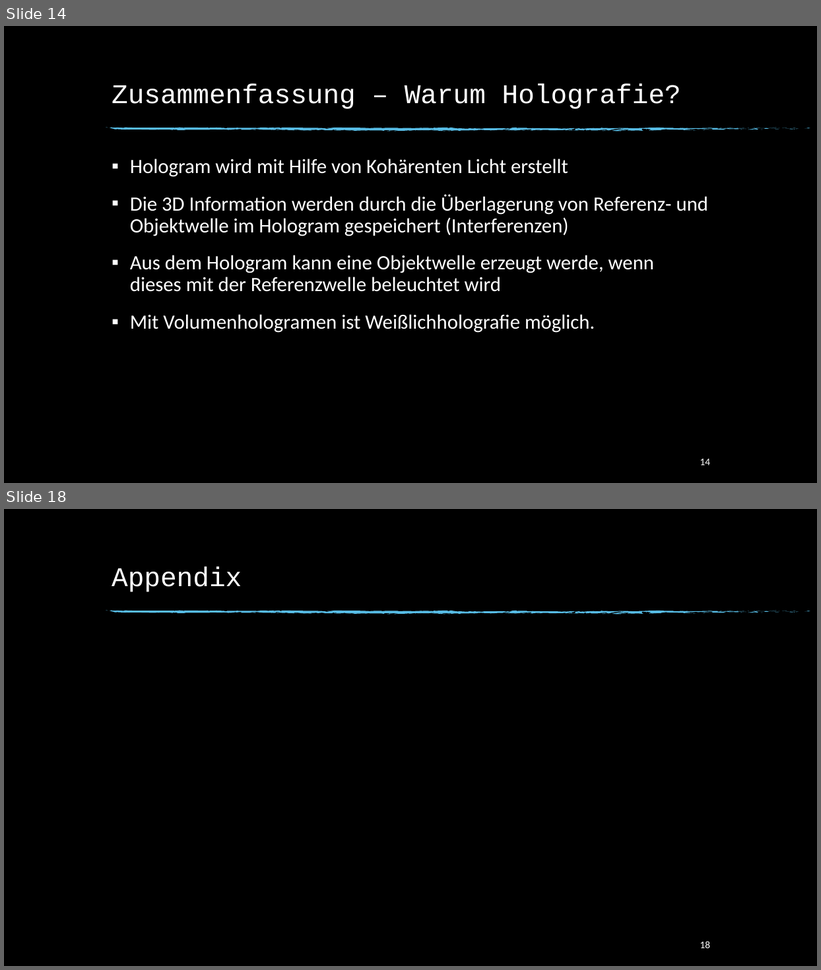
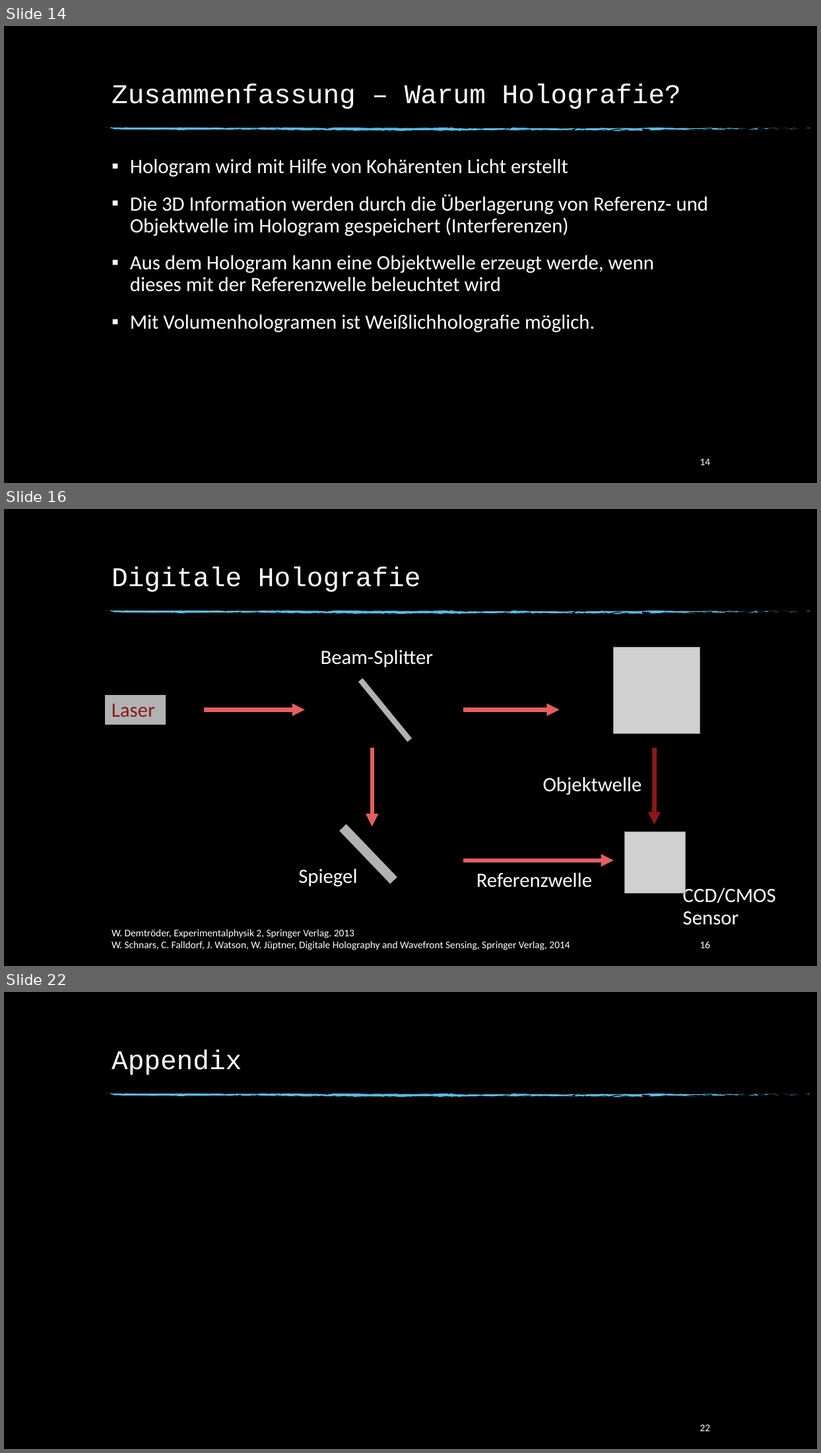
Before and after one commit to beckstev/presentations, a slide deck: holography/holography_presentation.pptx. Shown one above the other, each under a label of ours: slides 14 and 18 before the commit, slides 14, 16 and 22 after it; the slides between them are not shown. The pictures are 821x970 and 821x1453 pixels, drawn with LibreOffice and Linux fonts; fonts in the diff are those of the drawing; grey boxes stand for pictures; background and template pictures are left out. Boxes give left, top, right and bottom in pixels: in the first picture for what was removed or moved away, otherwise in the second. Text is boxed around its words. In the diff, an @@ line names an element or a change of style, - is before the commit and + after.

Commit message:
Worked on holography presentation

```diff
--- a/holography/holography_presentation.pptx
+++ b/holography/holography_presentation.pptx
@@ slide 16 added at (4, 509, 817, 966), background picture (left out); not listed: 74 template elements that a slide beside it also shows @@
@@ title added at (112, 566, 420, 592), 32 pt, text #FFFFFF @@
+Digitale Holografie
@@ text added at (321, 650, 434, 667), 24 pt, text #FFFFFF @@
+Beam-Splitter
@@ picture added at (613, 648, 700, 734) @@
@@ rectangle added at (359, 679, 411, 741), fill #B2B2B2, outline #B2B2B2 1 pt @@
@@ rectangle added at (105, 696, 165, 724), fill #B2B2B2, outline #B2B2B2 1 pt @@
@@ text added at (112, 704, 155, 717), 24 pt, text #891818 @@
+Laser
@@ arrow added from (204, 710) to (305, 710), #E35F5F 5 pt @@
@@ arrow added from (463, 710) to (560, 710), #E35F5F 5 pt @@
@@ arrow added from (372, 748) to (372, 827), #E35F5F 5 pt @@
@@ arrow added from (654, 748) to (654, 825), #891818 5 pt @@
@@ text added at (543, 777, 642, 795), 24 pt, text #FFFFFF @@
+Objektwelle
@@ rectangle added at (340, 825, 396, 884), fill #B2B2B2, outline #B2B2B2 1 pt @@
@@ picture added at (625, 832, 686, 893) @@
@@ arrow added from (463, 861) to (613, 861), #E35F5F 5 pt @@
@@ text added at (298, 869, 357, 887), 24 pt, text #FFFFFF @@
+Spiegel
@@ text added at (477, 873, 592, 888), 24 pt, text #FFFFFF @@
+Referenzwelle
@@ text added at (683, 885, 776, 925), 24 pt, text #FFFFFF @@
+CCD/CMOS
+Sensor
@@ text added at (112, 929, 570, 951), 12 pt, text #FFFFFF @@
+W. Demtröder, Experimentalphysik 2, Springer Verlag. 2013
+W. Schnars, C. Falldorf, J. Watson, W. Jüptner, Digitale Holography and Wavefront Sensing, Springer Verlag, 2014
@@ page number added at (700, 941, 711, 949), 12 pt, text #FFFFFF @@
+16
@@ what was slide 18 is now slide 22 @@
@@ page number at (700, 1425, 711, 1432): text changed @@
-18
+22
```
Also in this commit, not shown: 1 slide changed, 6 other slides added, 3 slides removed.
